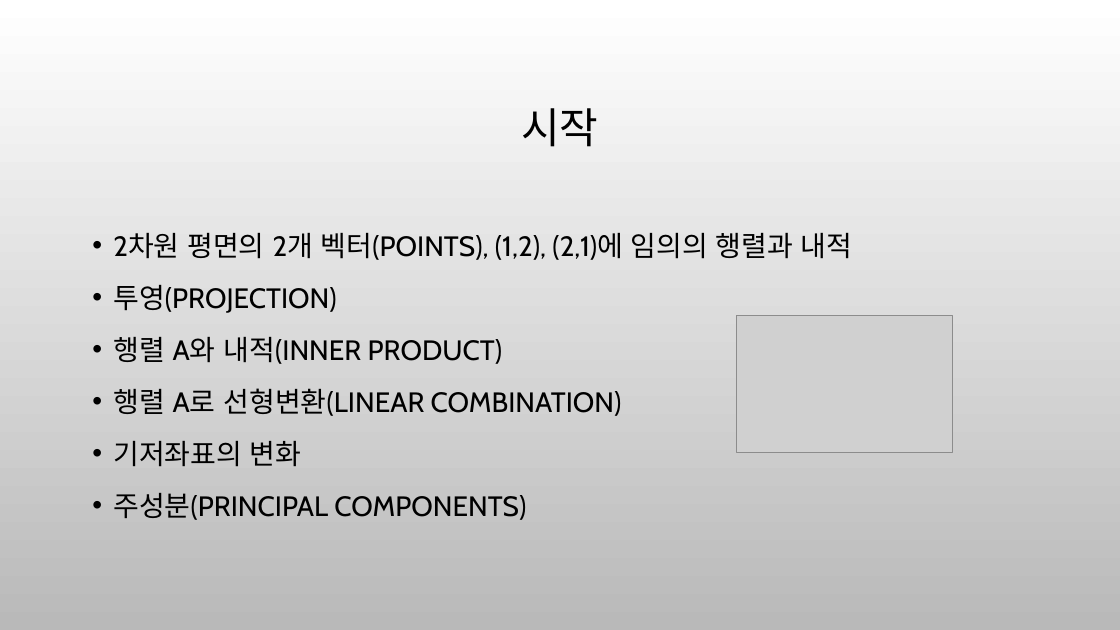
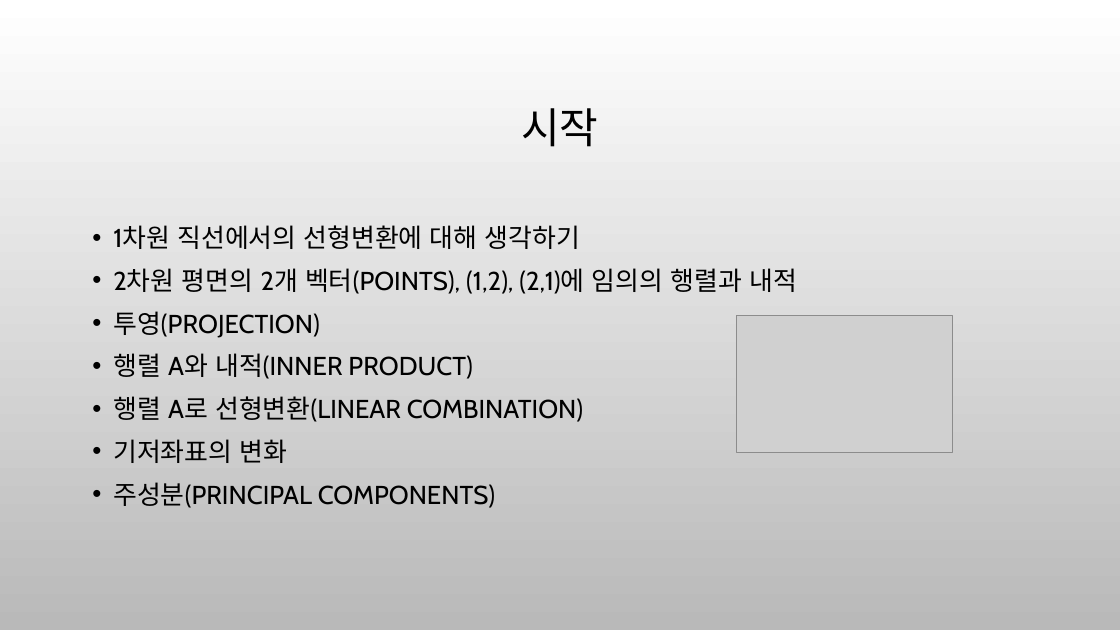
Before and after one commit to ancestor9/mathematics-for-machine-learning, a slide deck: slide 2 of 4_Matrix_vectors.pptx. Drawn at 1120x630 pixels with LibreOffice and Linux fonts; fonts in the diff are those of the drawing; grey boxes stand for pictures; background and template pictures are left out. Boxes give left, top, right and bottom in pixels: in the first picture for what was removed or moved away, otherwise in the second. Text is boxed around its words. In the diff, an @@ line names an element or a change of style, - is before the commit and + after.

```diff
--- a/4_Matrix_vectors.pptx
+++ b/4_Matrix_vectors.pptx
@@ text at (113, 225, 580, 249): paragraph added @@
+• 1차원 직선에서의 선형변환에 대해 생각하기
@@ text at (113, 268, 797, 508): size 24 to 22.2 pt in "2차원 평면의 2개 벡터(POINTS), (1,2), (2,1)에 임의의 ...", "투영(PROJECTION)", "행렬 A와 내적(INNER PRODUCT)", "행렬 A로 선형변환(LINEAR COMBINATION)" and 2 more places; line spacing 1.2 to 1 @@
```
Also in this commit, not shown: 1 other slide changed, 7 slides added.
